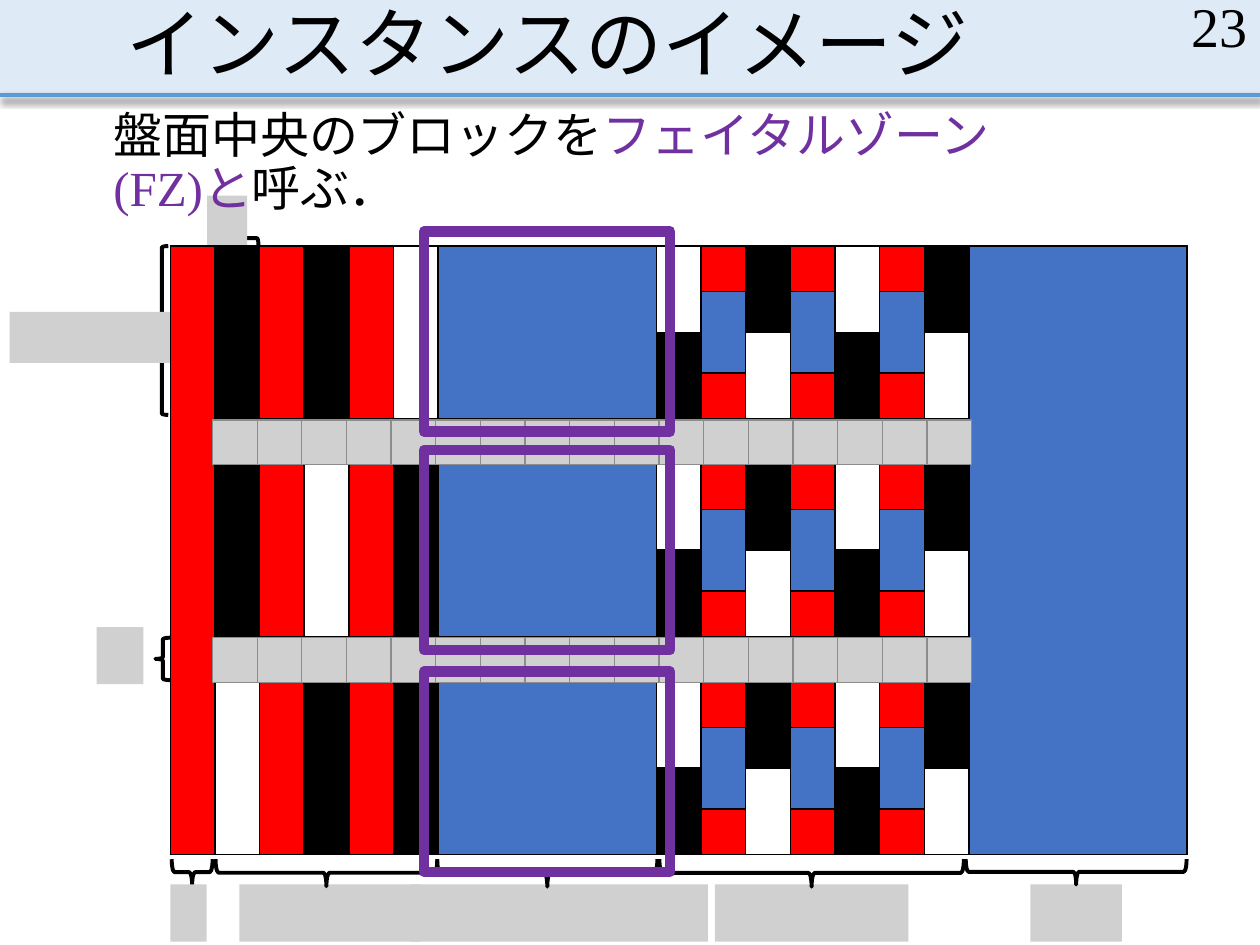
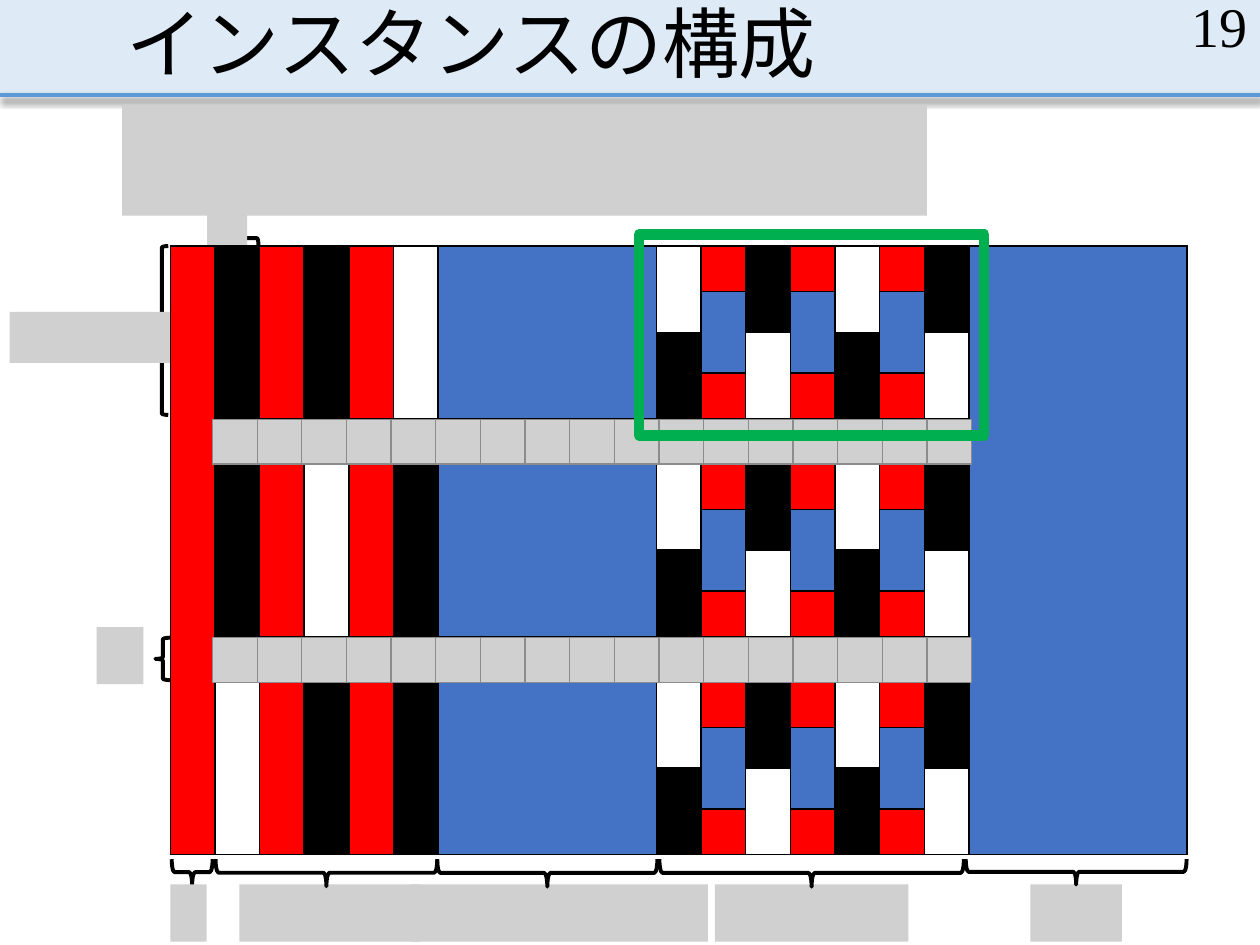
Before and after one commit to MasayaOda/SR, a slide deck: slide 19 of 190513oda.pptx (slide 23 before the commit). Drawn at 1260x945 pixels with LibreOffice and Linux fonts; fonts in the diff are those of the drawing; grey boxes stand for pictures. Boxes give left, top, right and bottom in pixels: in the first picture for what was removed or moved away, otherwise in the second. Text is boxed around its words. In the diff, an @@ line names an element or a change of style, - is before the commit and + after.

```diff
--- a/190513oda.pptx
+++ b/190513oda.pptx
@@ title at <box>126,7,816,79</box>: text changed @@
-インスタンスのイメージ
+インスタンスの構成
@@ page number at <box>1191,10,1247,48</box>: text changed @@
-23
+19
@@ text removed at <box>113,103,989,215</box> @@
-盤面中央のブロックをフェイタルゾーン(FZ)と呼ぶ．
@@ picture added at <box>122,105,927,215</box> @@
@@ rectangle: place and size @@
-rectangle at <box>425,232,670,432</box>
+rectangle at <box>639,234,984,436</box>
@@ rectangle at <box>639,234,984,436</box>: outline #7030A0 6 pt to #00B050 6 pt @@
@@ rectangle removed at <box>425,450,670,650</box> @@
@@ rectangle removed at <box>425,672,670,872</box> @@
```
Also in this commit, not shown: 28 other slides changed, 7 slides added, 2 slides removed.
